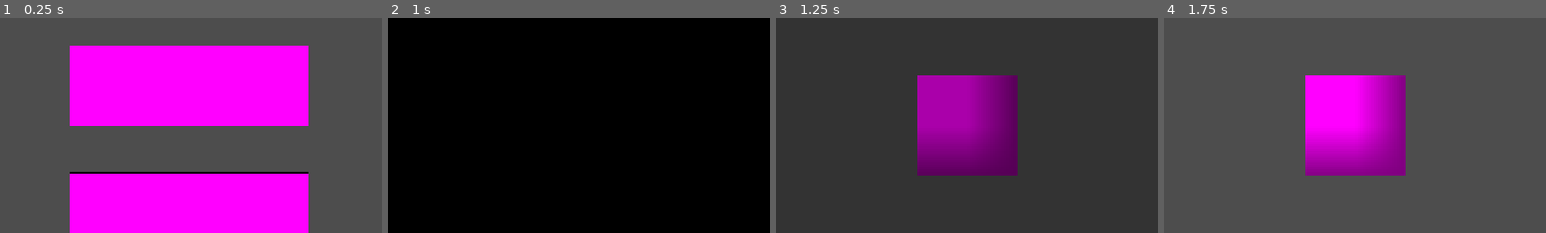
Above: before the commit, frames 1-4 (left to right).
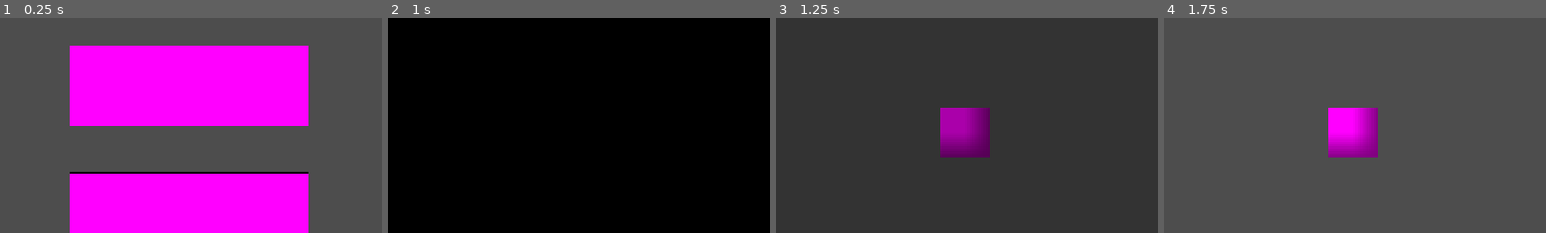
Above: after the commit, the same moments.

Repository: CookieFinder23/YGDA-Fall-Game-Jam-2026
Game: Godot game, scene res://ui/title_screen/title_screen.tscn
The game is run twice, just before and just after one commit, with the same random seed, the same clock (stepped at 60 frames per second) and the same inputs. Sound files missing from this copy of the repository are replaced by a short silence.
Inputs (mouse positions are % of the whole screen's width and height, from its top left):
- Up to frame 1 (0.25 s): no input
- Up to frame 2 (1 s): click (50, 39) at 0.5 s
- Up to frame 3 (1.25 s): no input
- Up to frame 4 (1.75 s): hold W (up) from 1.28 s (still down)
The pictures show only the part of the screen within x 25-75%, y 23-73%; the shares and areas given below are measured in that part.

Frames 1-2 are identical in both runs. In frame 3, 9.9% of the frame differs, in the area x 37-64%, y 26-74%; in frame 4, 11%.

Commit message:
ui sizing tweak

Diff:
--- a/fall-game-jam-2026/ui/hud/hud.tscn
+++ b/fall-game-jam-2026/ui/hud/hud.tscn
@@ -38,10 +38,10 @@
 
 [node name="TextureProgressBar" type="TextureProgressBar" parent="." unique_id=63105942]
 layout_mode = 0
-offset_left = 838.0
-offset_top = 396.0
-offset_right = 1094.0
-offset_bottom = 652.0
+offset_left = 896.0
+offset_top = 476.0
+offset_right = 1024.0
+offset_bottom = 604.0
 fill_mode = 3
 nine_patch_stretch = true
 texture_under = SubResource("PlaceholderTexture2D_4tbtn")
